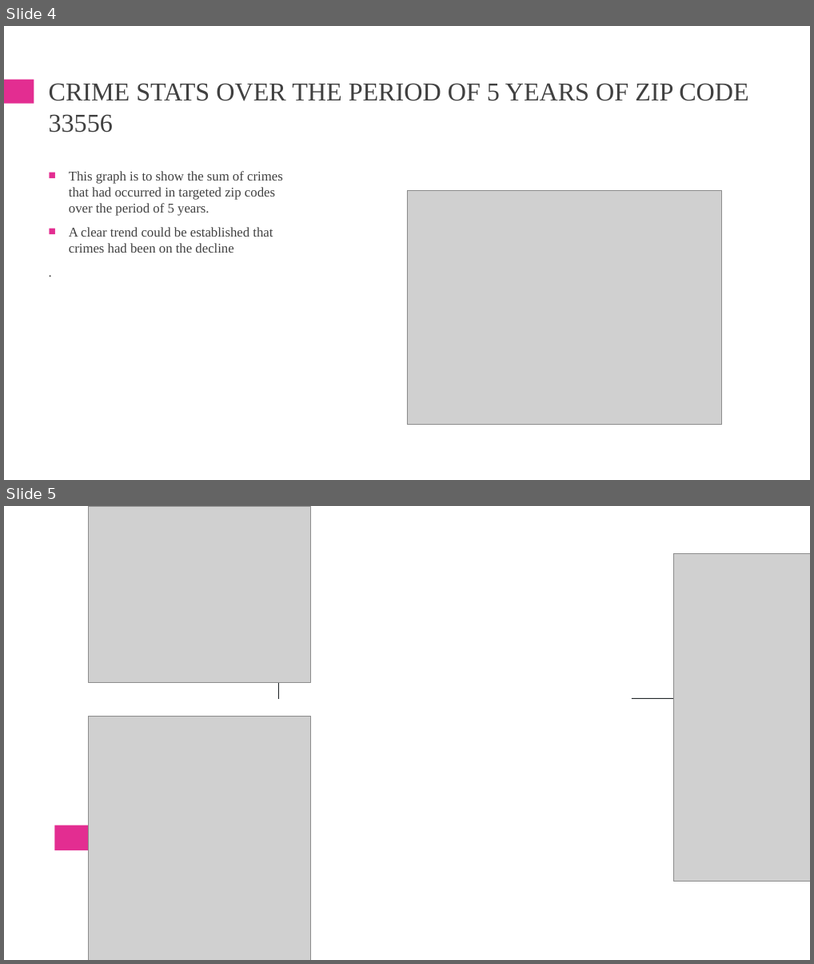
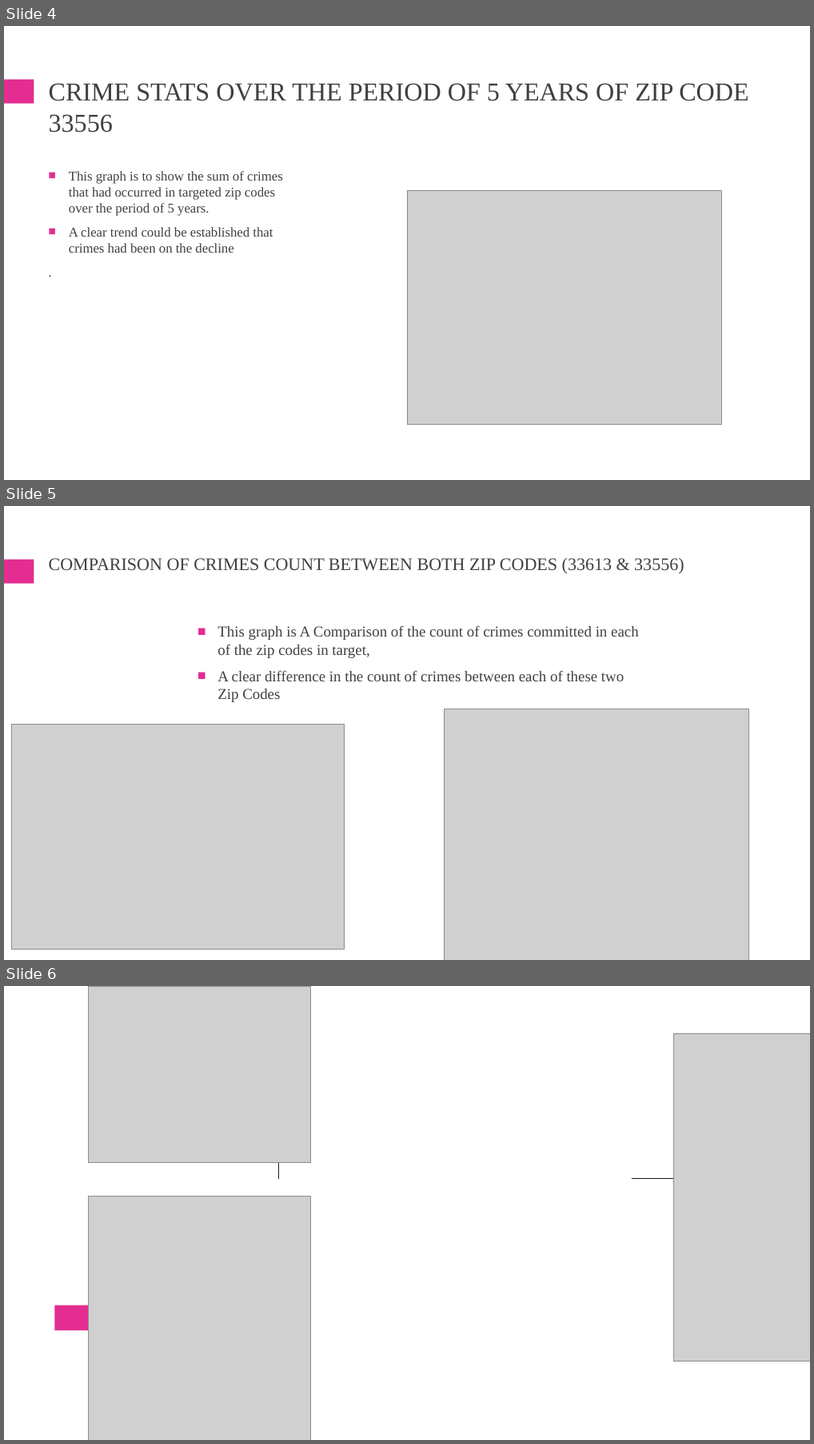
Before and after one commit to gregb23/Project1_Group4, a slide deck: SA/Presentation/project_1_schools_presentation (SA).pptx. Shown one above the other, each under a label of ours: slides 4 and 5 before the commit, slides 4, 5 and 6 after it. The pictures are 814x964 and 814x1444 pixels, drawn with LibreOffice and Linux fonts; fonts in the diff are those of the drawing; grey boxes stand for pictures. Boxes give left, top, right and bottom in pixels: in the first picture for what was removed or moved away, otherwise in the second. Text is boxed around its words. In the diff, an @@ line names an element or a change of style, - is before the commit and + after.

Commit message:
adding to the presentation file

```diff
--- a/SA/Presentation/project_1_schools_presentation (SA).pptx
+++ b/SA/Presentation/project_1_schools_presentation (SA).pptx
@@ slide 5 added at [4, 506, 810, 960], background #FFFFFF; not listed: 1 template element that a slide beside it also shows @@
@@ title added at [49, 558, 684, 574], 21 pt, text #404040 @@
+COMPARISON OF CRIMES COUNT BETWEEN BOTH ZIP CODES (33613 & 33556)
@@ text added at [218, 625, 639, 702], 18 pt, text #404040 @@
+■ This graph is A Comparison of the count of crimes committed in each of the zip codes in target,
+■ A clear difference in the count of crimes between each of these two Zip Codes
@@ picture added at [445, 709, 749, 960] @@
@@ picture added at [11, 724, 344, 949] @@
@@ what was slide 5 is now slide 6 @@
```
Also in this commit, not shown: 4 other files.
